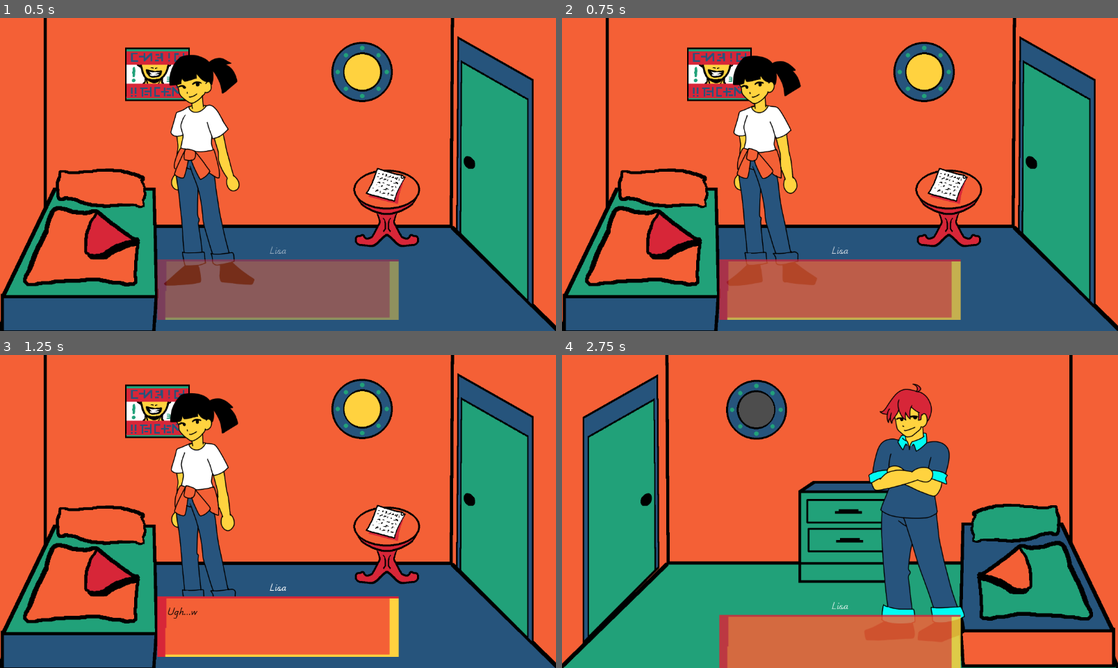
Above: before the commit, frames 1-4 (two rows, left to right).
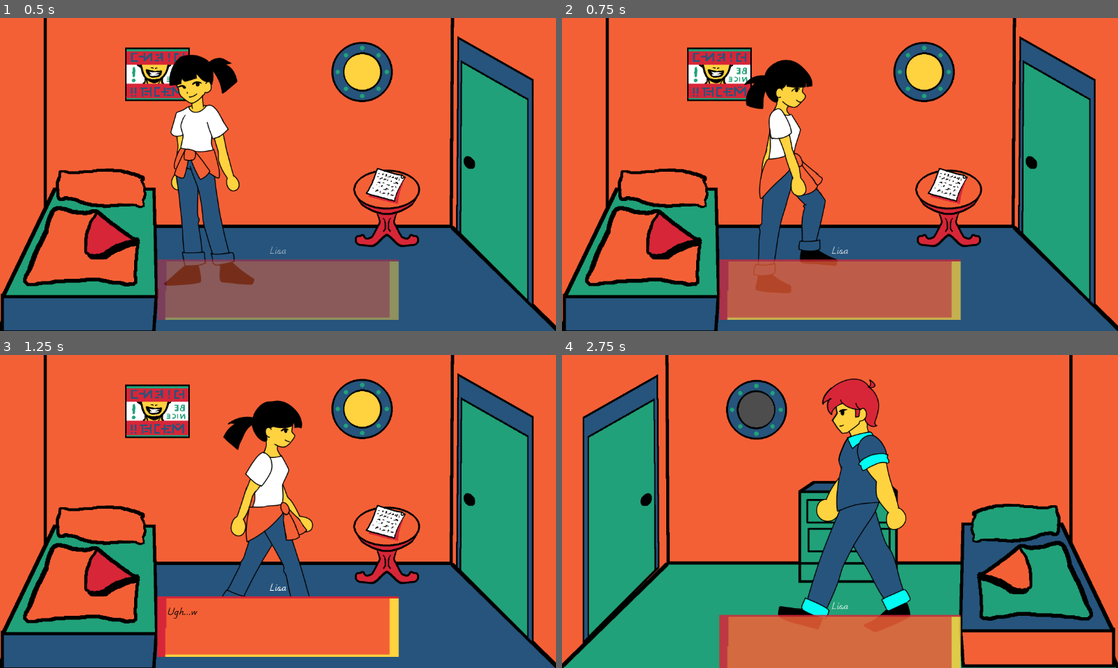
Above: after the commit, the same moments.

Repository: jame581/BrainAndGut
Game: Godot game, scene res://maps/main_level.tscn
Same seed, same stepped clock (60 frames per second), same inputs: the game is played once before the commit and once after it. This scene is started directly instead of the project's main scene. Sound files missing from this copy of the repository are replaced by a short silence.
Inputs (mouse positions are in pixels of both pictures, inside the frame that each line leads up to):
- Up to frame 1 (0.5 s): no input
- Up to frame 2 (0.75 s): move the mouse to (945, 180) at 0.52 s; press the mouse at (945, 180) at 0.53 s
- Up to frame 3 (1.25 s): no input
- Up to frame 4 (2.75 s): move the mouse to (1040, 517) at 1.27 s; release the mouse at (1040, 517) at 1.28 s; tap Tab (next_level) at 1.35 s; click (1040, 517) at 1.42 s; move the mouse to (639, 517) at 2.02 s; press the mouse at (639, 517) at 2.03 s

Frame 1 is identical in both runs. In frame 2, 6.2% of the frame differs, in the area x 29-50%, y 12-88%; in frame 3, 8.3%; in frame 4, 13%, in the area x 38-73%, y 7-90%.

Commit message:
fix(core): fixed issue with player activation when level switching

Diff:
--- a/project/scripts/main_level.gd
+++ b/project/scripts/main_level.gd
@@ -35,8 +35,10 @@
 
 		players.clear()
 		active_level = sublevel
+		sublevel.activate()
+
+		# Reactivate players after sublevel has registered them
 		reactivate_players()
-		sublevel.activate()
 
 	else:
 		print("MainLevel: Sublevel is null.")
@@ -76,7 +78,7 @@
 			current_player_index = (current_player_index + 1) % players.size()
 			players[current_player_index].set_player_active(true)
 	else:
-		if players.has(0):
+		if players.size() > 0:
 			players[0].set_player_active(true)
 
 # Function to handle input events
